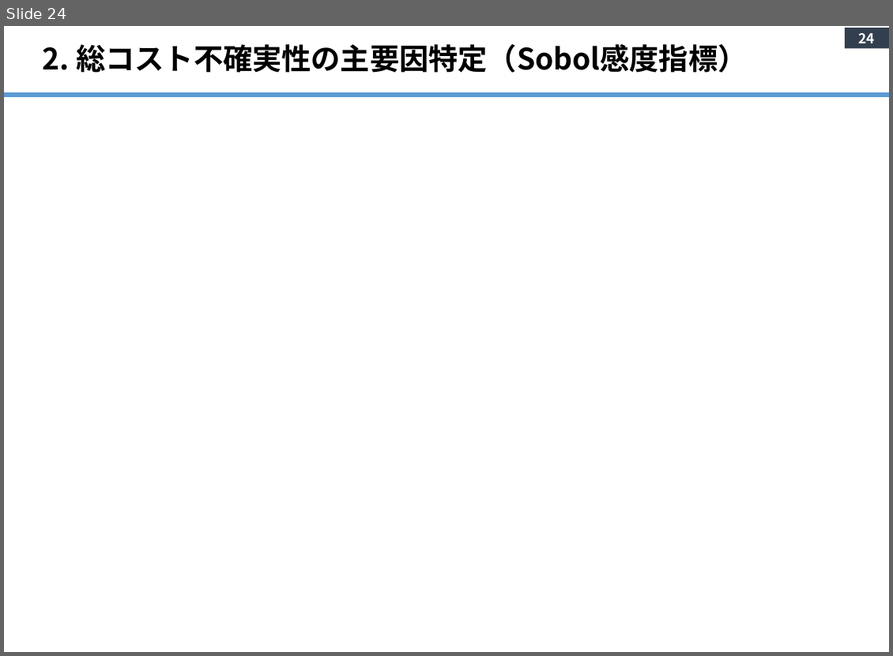
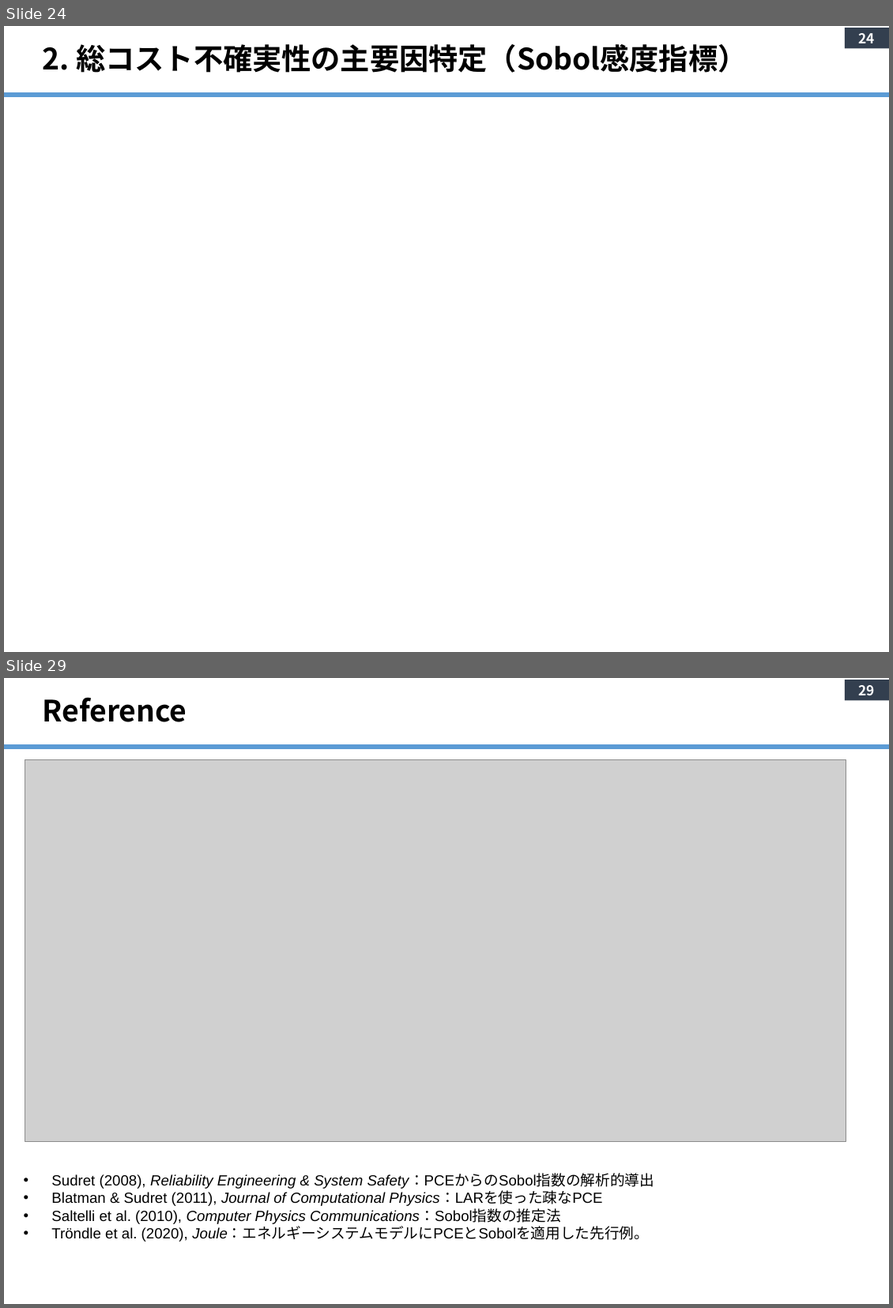
Before and after one commit to yanase1147/GSA-02, a slide deck: Study Outline.pptx. Shown one above the other, each under a label of ours: slide 24 before the commit, slides 24 and 29 after it; the slides between them are not shown. The pictures are 893x656 and 893x1308 pixels, drawn with LibreOffice and Linux fonts; fonts in the diff are those of the drawing; grey boxes stand for pictures. Boxes give left, top, right and bottom in pixels: in the first picture for what was removed or moved away, otherwise in the second. Text is boxed around its words. In the diff, an @@ line names an element or a change of style, - is before the commit and + after.

```diff
--- a/Study Outline.pptx
+++ b/Study Outline.pptx
@@ slide 29 added at box(4, 678, 889, 1304), background #FFFFFF; not listed: 2 template elements that a slide beside it also shows @@
@@ title added at box(43, 697, 187, 722), 28 pt, text #000000, bold @@
+Reference
@@ picture added at box(25, 759, 846, 1141) @@
@@ text added at box(51, 1173, 655, 1241), 14 pt, text #000000 @@
+• Sudret (2008), Reliability Engineering & System Safety：PCEからのSobol指数の解析的導出
+• Blatman & Sudret (2011), Journal of Computational Physics：LARを使った疎なPCE
+• Saltelli et al. (2010), Computer Physics Communications：Sobol指数の推定法
+• Tröndle et al. (2020), Joule：エネルギーシステムモデルにPCEとSobolを適用した先行例。
```
Also in this commit, not shown: 22 slides changed, 5 other slides added, 4 slides removed, 7 other files.
